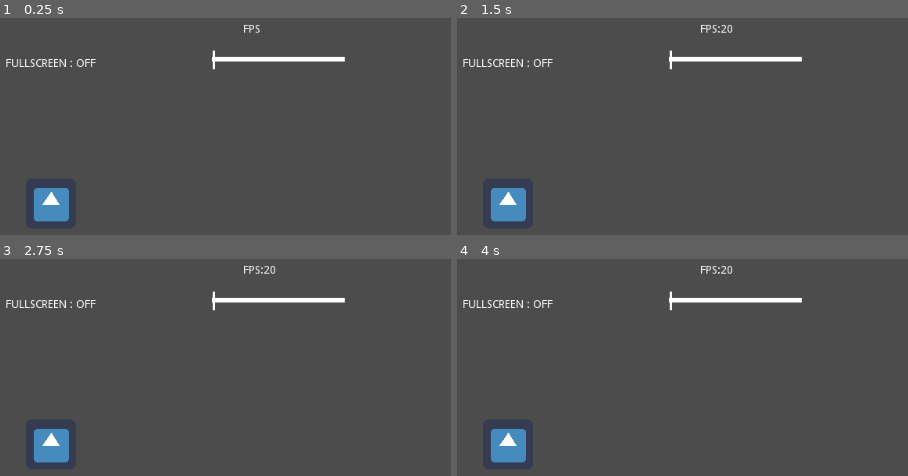
Above: before the commit, frames 1-4 (two rows, left to right).
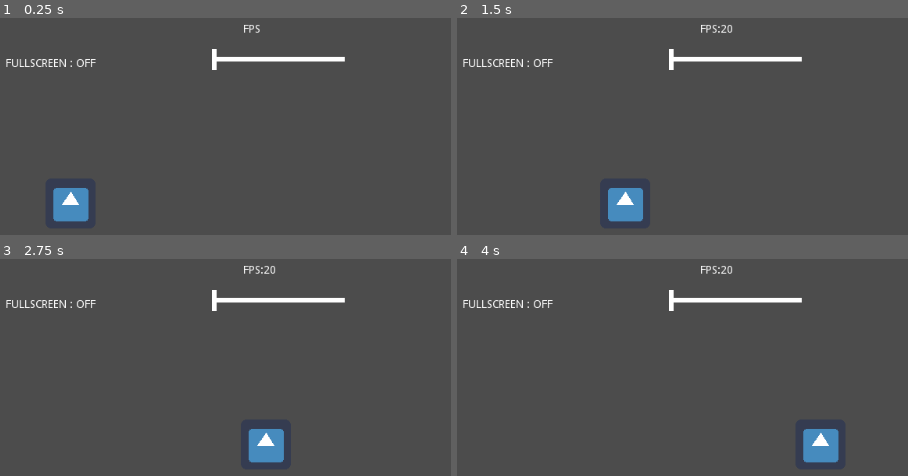
Above: after the commit, the same moments.

Repository: Salipoke/JOC_MLG
Game: Godot game, scene res://Scenes/UI/Control/options.tscn
Same seed, same stepped clock (60 frames per second), same inputs: the game is played once before the commit and once after it. This scene is started directly instead of the project's main scene. The engine's default icon, where the game draws it, is replaced by a stand-in: a white triangle on a blue panel in a dark square.
Inputs (mouse positions are in pixels of both pictures, inside the frame that each line leads up to):
- Up to frame 1 (0.25 s): no input
- Up to frame 2 (1.5 s): tap Enter at 0.5 s; move the mouse to (682, 174) at 0.52 s; click (682, 174) at 0.67 s; move the mouse to (outside the picture) at 1.27 s; click (outside the picture) at 1.42 s
- Up to frame 3 (2.75 s): move the mouse to (130, 337) at 2.02 s; click (130, 337) at 2.17 s
- Up to frame 4 (4 s): move the mouse to (outside the picture) at 2.77 s; click (outside the picture) at 2.92 s; move the mouse to (outside the picture) at 3.52 s; click (outside the picture) at 3.67 s

The runs differ from the first frame. In frame 1, 1.5% of the frame differs, in the area x 7-49%, y 14-95%; in frame 2, 2.5%; in frame 3, 2.5%, in the area x 7-63%, y 14-95%; in frame 4, 2.5%.
Error before the commit: Invalid set index 'rect_position' (on base: 'ColorRect') with value of type 'float'. (res://Scripts/UI/label/FPS.gd:11)
Error after the commit: Parse Error: Invalid arguments for 'Vector2' constructor. (res://Sprites/Options_labels/Mark.gd:12)

Commit message:
FPS barra que es mogui
No està acabat. encara tinc que fer q es mogui on està el click

Diff:
--- a/Scenes/UI/Control/options.tscn
+++ b/Scenes/UI/Control/options.tscn
@@ -1,10 +1,14 @@
-[gd_scene load_steps=6 format=2]
+[gd_scene load_steps=9 format=2]
 
 [ext_resource path="res://icon.png" type="Texture" id=1]
 [ext_resource path="res://Scripts/UI/Control/options_back.gd" type="Script" id=2]
 [ext_resource path="res://Scripts/UI/label/Resolution.gd" type="Script" id=3]
 [ext_resource path="res://Scripts/UI/label/FPS.gd" type="Script" id=4]
 [ext_resource path="res://Scenes/UI/labels/FPS_Mark/Mark.tscn" type="PackedScene" id=5]
+[ext_resource path="res://Scripts/UI/test_scr/Sprite_move.gd" type="Script" id=6]
+[ext_resource path="res://Sprites/Options_labels/Mark.gd" type="Script" id=7]
+
+[sub_resource type="GDScript" id=1]
 
 [node name="Control" type="Control"]
 anchor_right = 1.0
@@ -14,6 +18,7 @@
 [node name="Icon" type="Sprite" parent="."]
 position = Vector2( 512, 307 )
 texture = ExtResource( 1 )
+script = ExtResource( 6 )
 
 [node name="FULLSCREEN" type="Label" parent="."]
 margin_left = 454.0
@@ -31,10 +36,13 @@
 text = "           FPS"
 script = ExtResource( 4 )
 
-[node name="Mark" parent="." instance=ExtResource( 5 )]
-
 [node name="Line" type="ColorRect" parent="."]
 margin_left = 718.0
 margin_top = 119.0
 margin_right = 888.0
 margin_bottom = 125.0
+script = SubResource( 1 )
+
+[node name="Mark" parent="." instance=ExtResource( 5 )]
+position = Vector2( 721, 122 )
+script = ExtResource( 7 )
--- a/Scenes/UI/labels/FPS_Mark/Mark.tscn
+++ b/Scenes/UI/labels/FPS_Mark/Mark.tscn
@@ -1,7 +1,8 @@
-[gd_scene format=2]
+[gd_scene load_steps=2 format=2]
 
-[node name="Mark" type="ColorRect"]
-margin_left = 719.0
-margin_top = 111.0
-margin_right = 722.0
-margin_bottom = 135.0
+[ext_resource path="res://Sprites/Options_labels/Mark.png" type="Texture" id=1]
+
+[node name="Mark" type="Sprite"]
+position = Vector2( 7, 45 )
+scale = Vector2( 0.240741, 0.162651 )
+texture = ExtResource( 1 )
--- a/Scripts/UI/label/FPS.gd
+++ b/Scripts/UI/label/FPS.gd
@@ -1,11 +1,12 @@
 extends Label
 
-var mark = load("res://Scenes/UI/labels/FPS_Mark/Mark.tscn").instance()
 func _input(event:InputEvent):
 	if event is InputEventMouseButton and event.pressed:
 		var bounds = Rect2(rect_position,rect_size)
 		if bounds.has_point(event.position):
 			var m_position = (event.position[0]-rect_position[0])
 			m_position = (stepify(m_position,10))
+			if m_position == 0:
+				m_position = 10
 			text = ('           FPS:'+str(m_position))
-			mark.rect_position = m_position
+			Engine.set_target_fps(m_position)
--- /dev/null
+++ b/Scripts/UI/test_scr/Sprite_move.gd
@@ -0,0 +1,16 @@
+extends Sprite
+
+
+# Declare member variables here. Examples:
+# var a = 2
+# var b = "text"
+
+
+# Called when the node enters the scene tree for the first time.
+var vel = 100
+
+
+func _process(delta):
+	position.x += vel*delta
+	if position.x >= 1000 or position.x <= 200:
+		vel = -vel
--- /dev/null
+++ b/Sprites/Options_labels/Mark.gd
@@ -0,0 +1,13 @@
+extends Sprite
+
+
+
+
+# Called when the node enters the scene tree for the first time.
+func _ready():
+	pass # Replace with function body.
+
+func _input(event:InputEvent):
+	if event is InputEventMouseButton and event.pressed:
+		var bounds = Rect2(Vector2(714,77),Vector2(178.206))
+		if bounds.has_point(event.position[0]-rect_position[0]p)
Binary file added: Sprites/Options_labels/Mark.png
Not shown, added: Sprites/Options_labels/Mark.png.import
